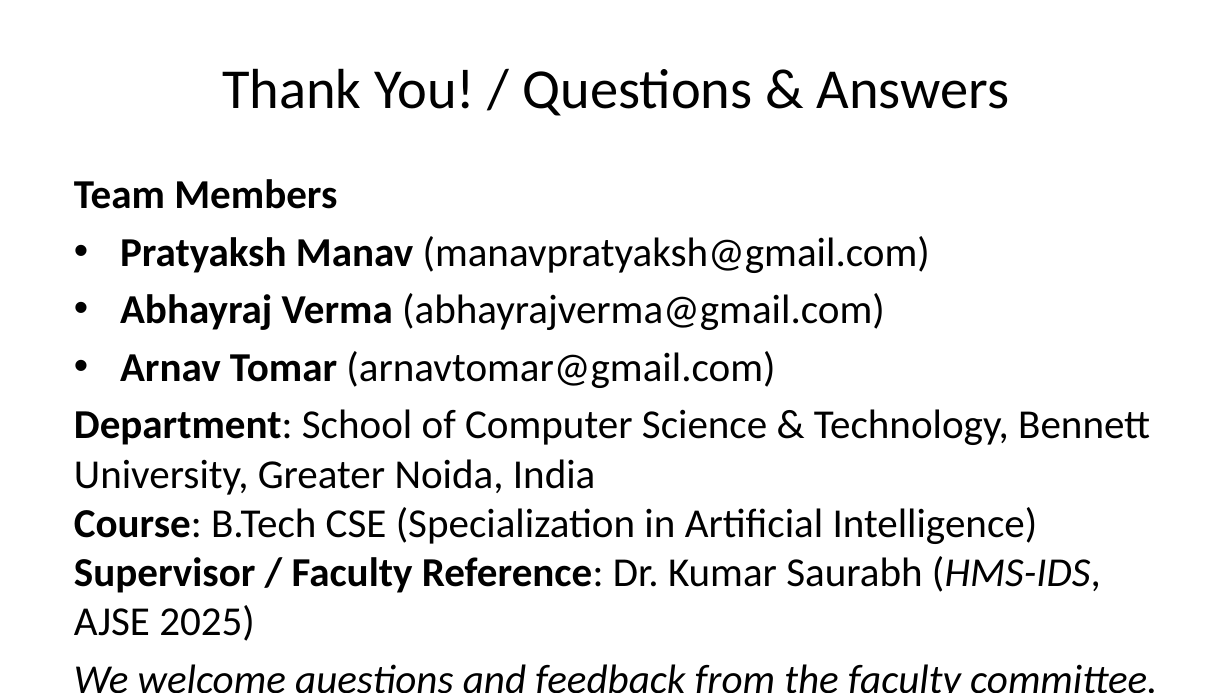
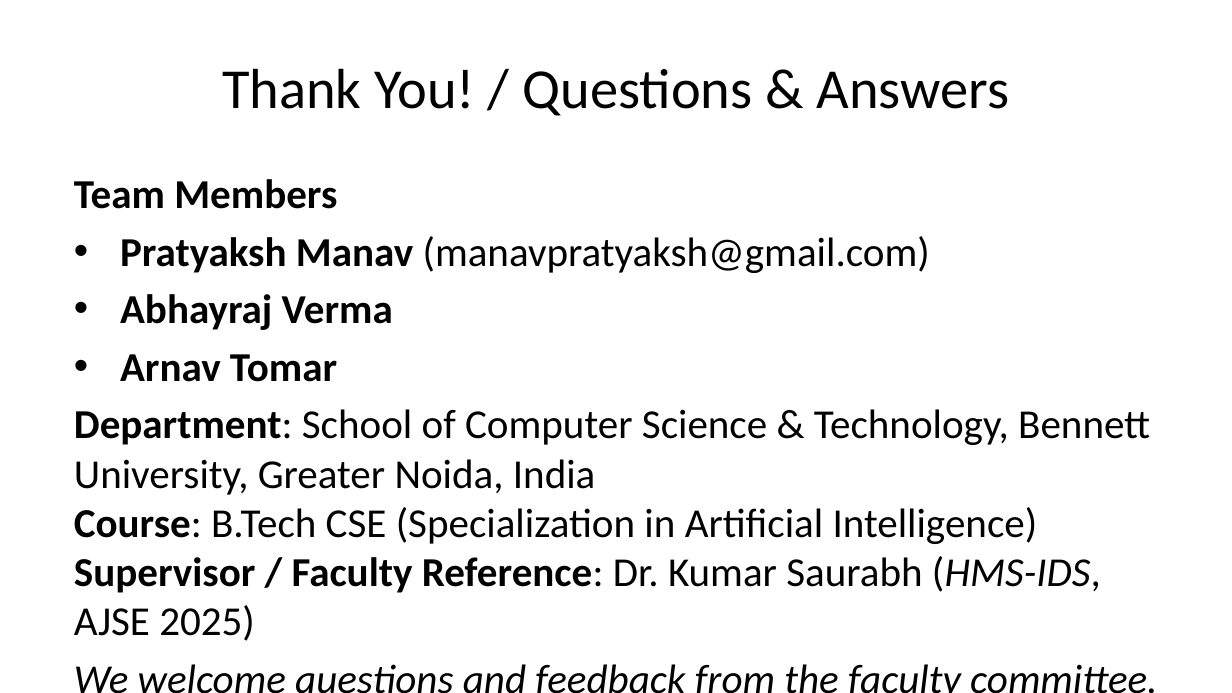
Before and after one commit to pratyaksh-manav/v2x-message-classification, a slide deck: slide 21 of presentation/V2X_KAN_GRU_Presentation.pptx. Drawn at 1232x693 pixels with LibreOffice and Linux fonts; fonts in the diff are those of the drawing. Boxes give left, top, right and bottom in pixels: in the first picture for what was removed or moved away, otherwise in the second. Text is boxed around its words. In the diff, an @@ line names an element or a change of style, - is before the commit and + after.

Commit message:
docs: remove co-author email addresses from paper, README, and presentation

```diff
--- a/presentation/V2X_KAN_GRU_Presentation.pptx
+++ b/presentation/V2X_KAN_GRU_Presentation.pptx
@@ text at [120, 294, 393, 382]: text changed; bold on @@
-• Abhayraj Verma (abhayrajverma@gmail.com)
-• Arnav Tomar (arnavtomar@gmail.com)
+• Abhayraj Verma
+• Arnav Tomar
```
Also in this commit, not shown: 4 other files.
